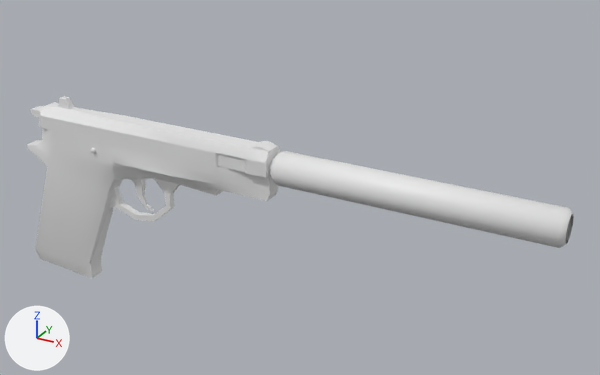
The Blender file blender/cz75/cz75.blend, before and after one commit.
Before and after are seen from a 50 mm lens placed at (2.36, -2.78, 1.67), pointed at (0.74, 0.17, 0.2). The lights are fixed; the arrows at lower left show +X, +Y and +Z.

In view in the first picture: 'gunbottom', 'guntop', 'suppressor', 'thing', 'trigger'.
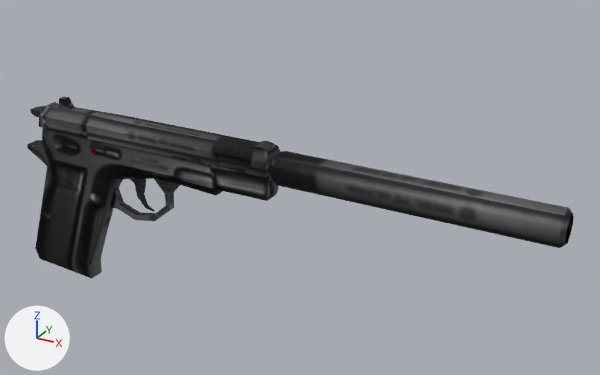
Edits to the bpy script that builds the scene:
```text
Add img_cz75tex2_png:
    img_cz75tex2_png = load_image('cz75tex2.png', '../../krita/cz75tex/cz75tex2.png', 225, 150, 'sRGB')
Add mat_cz75_1:
    mat_cz75_1 = principled_material('cz75')
    mat_cz75_1.texture = img_cz75tex2_png
    mat_cz75_1.metallic = 0.95
    mat_cz75_1.roughness = 0.745
Change me_plane_005:
    where me_plane_005.from_pydata(...)  # 225 vertices, 213 faces; spans x -0.55..0.874, y -0.074..0.074, z -0.566..0.23
    used by ob_gunbottom; location = (-0.163, 0.0, 0.102)
    me_plane_005 part 1: texture (UV) coordinates of 213 of 213 faces, centred in x -0.547..0.874, y -0.07..0.07, z -0.565..0.215, changed; they spanned u 0.0..1.0, v -0.04..0.5 and now span u 0.03..0.98, v 0.04..0.94
    add me_plane_005.materials.append(mat_cz75_1)  # picture img_cz75tex2_png
Change me_plane_006:
    where me_plane_006.from_pydata(...)  # 127 vertices, 112 faces; spans x -0.782..0.49, y -0.064..0.064, z -0.068..0.085
    used by ob_guntop; location = (0.22, 0.0, 0.393)
    me_plane_006 part 2: texture (UV) coordinates of 112 of 112 faces, centred in x -0.775..0.49, y -0.064..0.064, z -0.041..0.085, changed; they spanned u 0.0..1.0, v 0.0..0.5 and now span u 0.0..0.88, v 0.81..0.97
    add me_plane_006.materials.append(mat_cz75_1)  # picture img_cz75tex2_png
Change me_plane_007:
    where me_plane_007.from_pydata(...)  # 30 vertices, 28 faces; spans x -0.148..0.006, y -0.038..0.038, z -0.03..0.038
    add me_plane_007.materials.append(mat_cz75_1)  # picture img_cz75tex2_png
Change me_cylinder_004:
    where me_cylinder_004.from_pydata(...)  # 48 vertices, 37 faces; spans x -0.074..0.074, y -0.074..0.074, z -0.06..1.137
    used by ob_suppressor; location = (0.788, 0.0, 0.351); rotation_euler = (0.0, 1.571, 0.0), in degrees (0, 90, 0)
    me_cylinder_004 part 3: texture (UV) coordinates of 37 of 37 faces, centred in x -0.069..0.069, y -0.069..0.069, z -0.06..1.129, changed; they spanned u 0.0..1.0, v 0.01..1.0 and now span u 0.24..0.8, v 0.82..0.93
    add me_cylinder_004.materials.append(mat_cz75_1)  # picture img_cz75tex2_png
Change me_plane_008:
    where me_plane_008.from_pydata(...)  # 24 vertices, 22 faces; spans x -0.047..0.06, y -0.023..0.023, z -0.191..0.027
    add me_plane_008.materials.append(mat_cz75_1)  # picture img_cz75tex2_png
Change ob_cylinder_002:
    add ob_cylinder_002.parent = ob_gunbottom
    add ob_cylinder_002.matrix_parent_inverse = Matrix(((1.0, 0.0, 0.0, 0.163), (0.0, 1.0, 0.0, 0.0), (0.0, 0.0, 1.0, -0.102), (0.0, 0.0, 0.0, 1.0)))
Change ob_guntop:
    add ob_guntop.parent = ob_gunbottom
    add ob_guntop.matrix_parent_inverse = Matrix(((1.0, 0.0, 0.0, 0.163), (0.0, 1.0, 0.0, 0.0), (0.0, 0.0, 1.0, -0.102), (0.0, 0.0, 0.0, 1.0)))
Change ob_thing:
    add ob_thing.parent = ob_gunbottom
    add ob_thing.matrix_parent_inverse = Matrix(((1.0, 0.0, 0.0, 0.163), (0.0, 1.0, 0.0, 0.0), (0.0, 0.0, 1.0, -0.102), (0.0, 0.0, 0.0, 1.0)))
Change ob_barrel:
    add ob_barrel.parent = ob_gunbottom
    add ob_barrel.matrix_parent_inverse = Matrix(((1.0, 0.0, 0.0, 0.163), (0.0, 1.0, 0.0, 0.0), (0.0, 0.0, 1.0, -0.102), (0.0, 0.0, 0.0, 1.0)))
Change ob_suppressor:
    add ob_suppressor.parent = ob_barrel
    add ob_suppressor.matrix_parent_inverse = Matrix(((0.0, 0.0, -1.0, 0.347), (0.0, 1.0, 0.0, 0.0), (1.0, 0.0, 0.0, -0.596), (0.0, 0.0, 0.0, 1.0)))
Change ob_trigger:
    add ob_trigger.parent = ob_gunbottom
    add ob_trigger.matrix_parent_inverse = Matrix(((1.0, 0.0, 0.0, 0.163), (0.0, 1.0, 0.0, 0.0), (0.0, 0.0, 1.0, -0.102), (0.0, 0.0, 0.0, 1.0)))
```

Changed parts and their boxes (x1, y1, x2, y2) in the pictures (600 x 375 px):
'gunbottom', recoloured, surface changed (grey to black)
    both: (27, 128, 278, 278)
'suppressor', recoloured, surface changed, moved (white to grey)
    both: (270, 151, 574, 248)
'guntop', recoloured, surface changed, moved (white to grey)
    both: (39, 96, 281, 178)
'trigger', recoloured, moved (grey to black)
    both: (130, 179, 154, 212)
'thing', recoloured, moved
    both: (30, 106, 44, 117)
'barrel', moved
    both: (268, 160, 273, 176)
'Cylinder.002', moved
    both: (90, 148, 96, 153)
